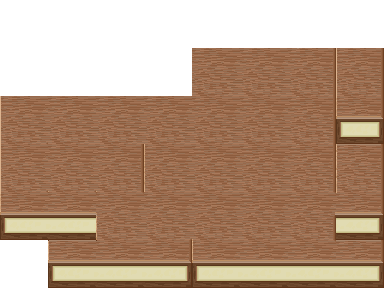
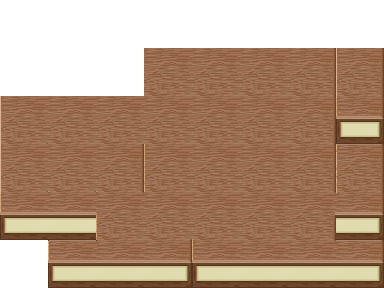
Two versions of the same layered image (384x288). Layer-by-layer changes:
pixels changed over [144, 48, 192, 96] (layer not identified)
